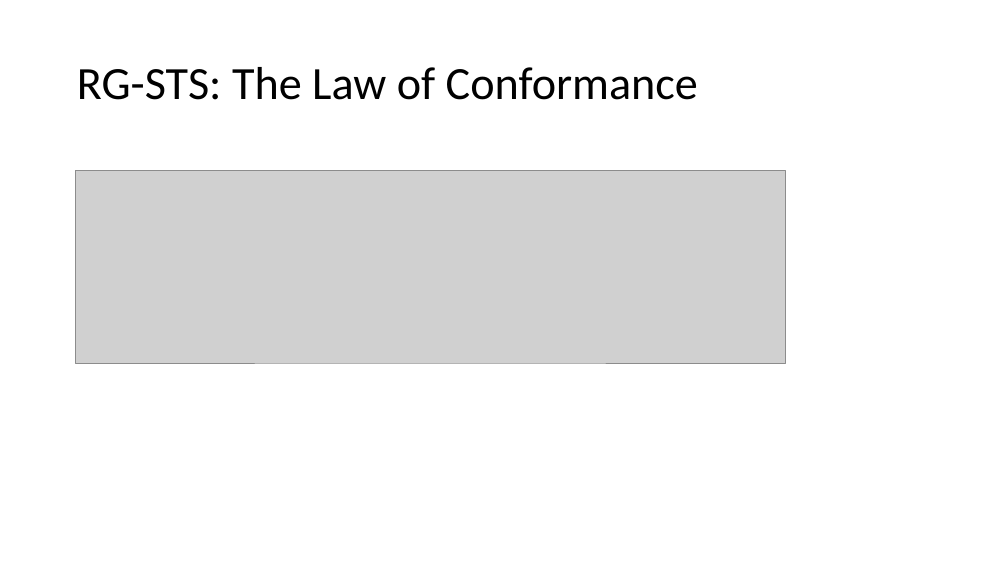
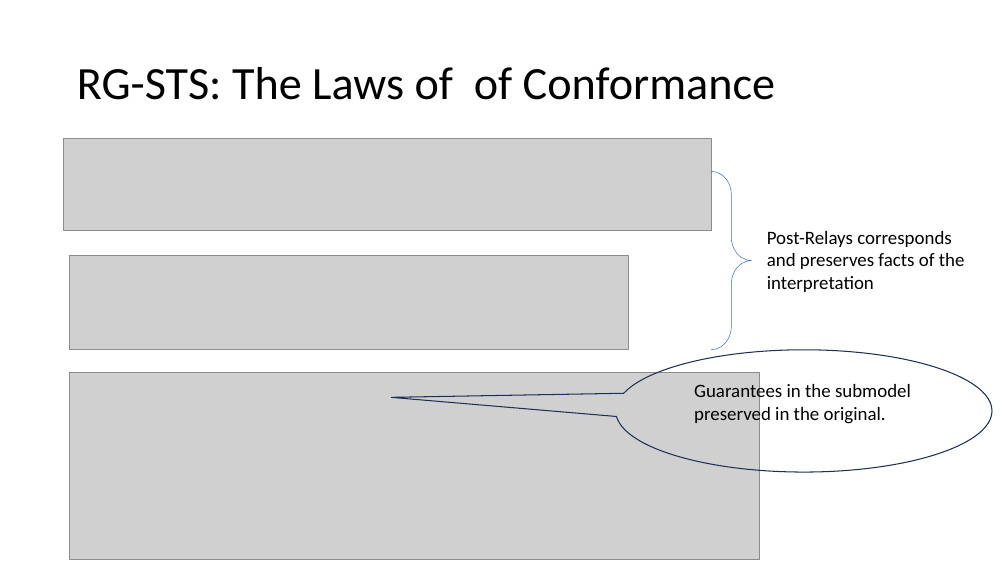
Before and after one commit to Contingent-Systems/modal_abstractions_presentations, a slide deck: slide 39 of thesis_proposal/proposal.pptx. Drawn at 1008x567 pixels with LibreOffice and Linux fonts; fonts in the diff are those of the drawing; grey boxes stand for pictures. Boxes give left, top, right and bottom in pixels: in the first picture for what was removed or moved away, otherwise in the second. Text is boxed around its words. In the diff, an @@ line names an element or a change of style, - is before the commit and + after.

```diff
--- a/thesis_proposal/proposal.pptx
+++ b/thesis_proposal/proposal.pptx
@@ title at [77,67,775,100]: text changed @@
-RG-STS: The Law of Conformance
+RG-STS: The Laws of of Conformance
@@ picture added at [64,138,712,231] @@
@@ right brace added at [712,172,752,350], outline #4472C4 0.5 pt @@
@@ text added at [767,231,965,292], 18 pt, text #000000 @@
+Post-Relays corresponds and preserves facts of the interpretation
@@ picture added at [70,256,628,350] @@
@@ speech bubble added at [616,350,992,473], outline #1E3256 1 pt @@
@@ picture: place and size @@
-picture at [75,171,785,363]
+picture at [70,373,760,560]
@@ text added at [694,382,911,425], 18 pt, text #000000 @@
+Guarantees in the submodel preserved in the original.
```
Also in this commit, not shown: 5 other slides changed, 1 slide removed.
